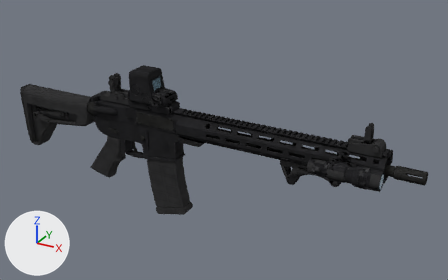
What one commit did to the Blender file fivem/weapon_ar15_sollumz.blend.
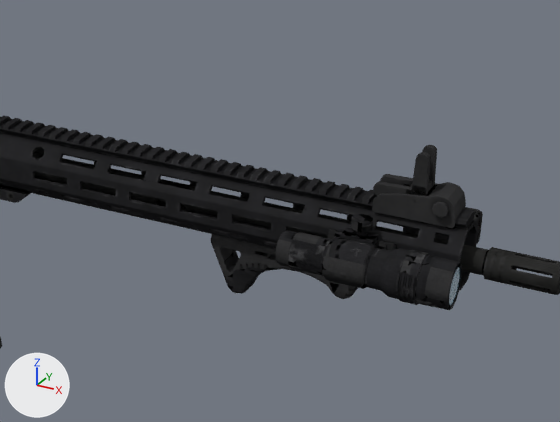
There are two pictures of each version: one whole from a camera (50 mm lens) standing at (0.58, -0.897, 0.439) and looking at (0.071, 0.03, -0.025), one close up on the part from 43% to 95% of the width and 22% to 85% of the height. Lighting does not change. The marker at lower left points along +X, +Y and +Z. The first two pictures are the older version.

Names of what the first close-up shows: 'ar15_body.001', 'w_ar_ar15_sights__ar15_front_sight_leaf', 'w_at_ar15_afgrip__ar15_att_foregrip', 'w_at_ar15_flsh__ar15_att_flashlight', 'w_at_ar15_holo__ar15_front_sight_leaf' and 2 more.
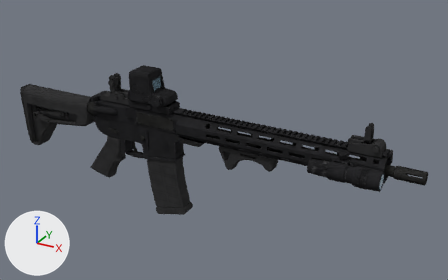
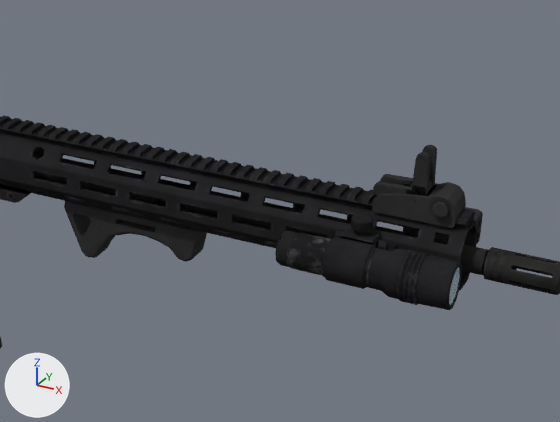
Changed parts and their boxes [x1, y1, x2, y2] in the close-ups (560 x 422 px):
'w_at_ar15_afgrip__ar15_att_foregrip', moved: before [211, 234, 358, 299]; after [64, 201, 207, 262]

The change, as a list of edits to the scene's bpy script:
```text
Change ob_w_at_ar15_afgrip__ar15_att_foregrip:
    ob_w_at_ar15_afgrip__ar15_att_foregrip.location: (0.2565, 0.0, -0.0197) -> (0.1365, 0.0, -0.0197)
```
